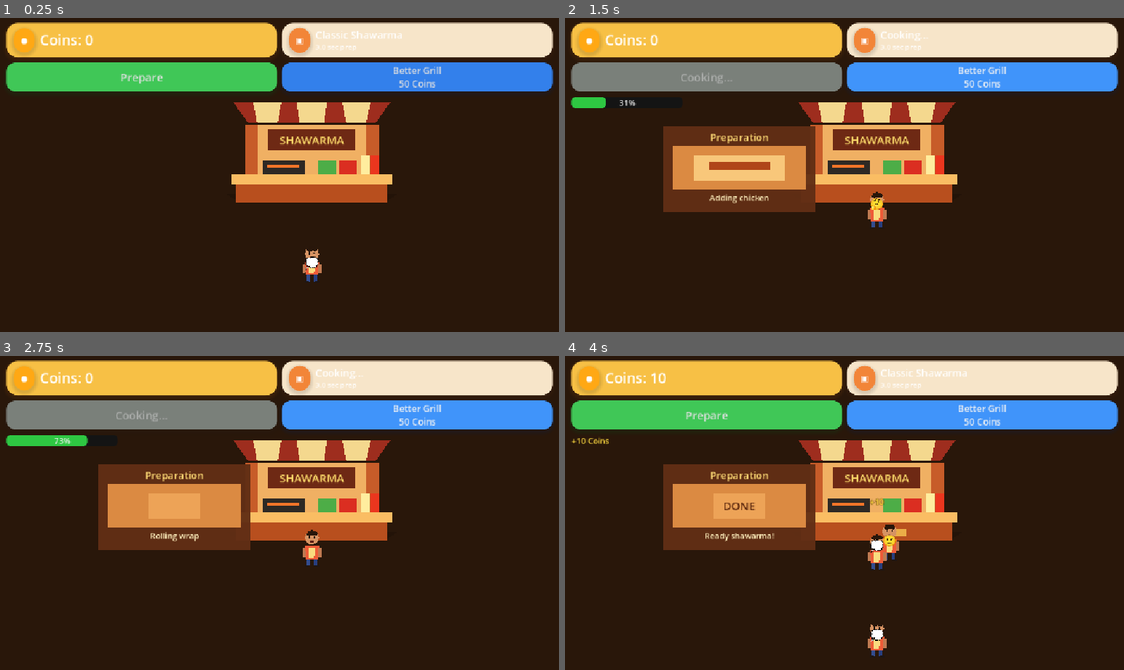
Above: before the commit, frames 1-4 (two rows, left to right).
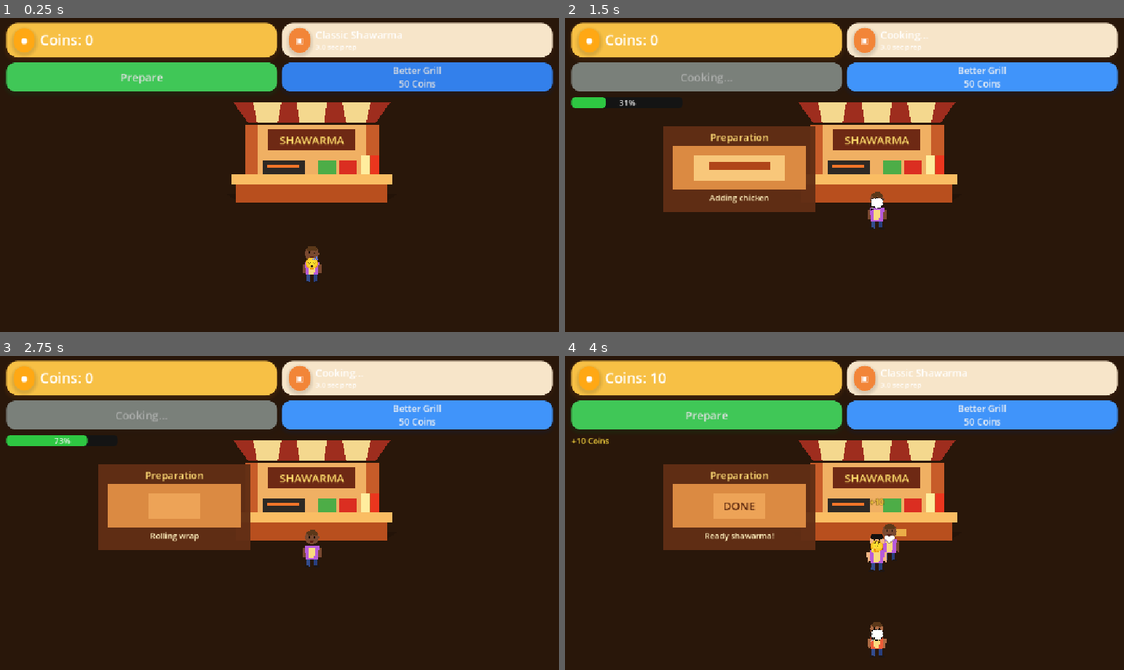
Above: after the commit, the same moments.

Repository: pyto159/ShawarmaEmpire
Game: Godot game, scene res://Scenes/Main.tscn
Two runs of this game, one before a commit and one after it. Both use one fixed random seed, a clock stepped at 60 frames per second and the inputs below.
Inputs:
- Up to frame 1 (0.25 s): no input
- Up to frame 2 (1.5 s): click "Prepare" at 0.5 s; click "Better Grill 50 Coins" at 1.25 s
- Up to frame 3 (2.75 s): click "Better Grill 50 Coins" at 2 s
- Up to frame 4 (4 s): click "Better Grill 50 Coins" at 2.75 s

The runs differ from the first frame. In frame 1, 0.2% of the frame differs, in the area x 54-58%, y 72-82%; in frame 2, 0.2%; in frame 3, 0.2%; in frame 4, 0.5%, in the area x 53-60%, y 53-96%.

Commit message:
Add customer visual and emotion variety

Diff:
--- a/shawarma-empire/Scripts/Customer/Customer.gd
+++ b/shawarma-empire/Scripts/Customer/Customer.gd
@@ -19,6 +19,27 @@
 const QUEUE_SYSTEM_NOT_FOUND: String = "Queue system was not found."
 const ORDER_NOT_FOUND: String = "Cannot assign a null order."
 const ACTIVE_ORDER_ALREADY_EXISTS: String = "Customer already owns an active order."
+const BODY_COLORS: Array[Color] = [
+	Color(0.93, 0.36, 0.22, 1.0),
+	Color(0.22, 0.56, 0.84, 1.0),
+	Color(0.24, 0.68, 0.46, 1.0),
+	Color(0.72, 0.36, 0.86, 1.0),
+	Color(0.95, 0.62, 0.20, 1.0),
+]
+const SKIN_TONES: Array[Color] = [
+	Color(0.96, 0.72, 0.52, 1.0),
+	Color(0.84, 0.58, 0.39, 1.0),
+	Color(0.68, 0.42, 0.27, 1.0),
+	Color(0.48, 0.29, 0.19, 1.0),
+]
+const HAIR_COLORS: Array[Color] = [
+	Color(0.16, 0.09, 0.04, 1.0),
+	Color(0.36, 0.22, 0.10, 1.0),
+	Color(0.08, 0.07, 0.06, 1.0),
+	Color(0.82, 0.58, 0.26, 1.0),
+]
+const CUSTOMER_SCALE_MIN: float = 0.94
+const CUSTOMER_SCALE_MAX: float = 1.06
 
 
 enum CustomerState {
@@ -51,9 +72,16 @@
 var _food_visual: CanvasItem
 var _movement_tween: Tween
 var _movement_sequence: int = 0
+@onready var _body_visual: Node2D = $Body
+@onready var _shirt_visual: Polygon2D = $Body/Shirt
+@onready var _head_visual: Polygon2D = $Body/Head
+@onready var _left_arm_visual: Polygon2D = $Body/LeftArm
+@onready var _right_arm_visual: Polygon2D = $Body/RightArm
+@onready var _hair_visual: Polygon2D = $Body/Hair
 
 
 func _ready() -> void:
+	_apply_random_visual_style()
 	_target_position = global_position
 	_set_food_visual(_get_configured_food_visual())
 	_set_queue_system(_get_configured_queue_system())
@@ -471,3 +499,44 @@
 
 	current_state = new_state
 	state_changed.emit(current_state)
+
+
+func _apply_random_visual_style() -> void:
+	var skin_tone: Color = _get_random_color(SKIN_TONES)
+	_shirt_visual.color = _get_random_color(BODY_COLORS)
+	_head_visual.color = skin_tone
+	_left_arm_visual.color = skin_tone
+	_right_arm_visual.color = skin_tone
+	_hair_visual.color = _get_random_color(HAIR_COLORS)
+	_body_visual.scale = Vector2.ONE * randf_range(CUSTOMER_SCALE_MIN, CUSTOMER_SCALE_MAX)
+	_apply_random_headwear()
+
+
+func _apply_random_headwear() -> void:
+	if randi() % 2 == 0:
+		_hair_visual.polygon = PackedVector2Array([
+			Vector2(-11, 2),
+			Vector2(-7, -4),
+			Vector2(0, -6),
+			Vector2(8, -4),
+			Vector2(12, 1),
+			Vector2(8, 5),
+			Vector2(1, 3),
+			Vector2(-5, 6),
+		])
+	else:
+		_hair_visual.polygon = PackedVector2Array([
+			Vector2(-13, 2),
+			Vector2(-10, -4),
+			Vector2(10, -4),
+			Vector2(13, 2),
+			Vector2(8, 6),
+			Vector2(-8, 6),
+		])
+
+
+func _get_random_color(colors: Array[Color]) -> Color:
+	if colors.is_empty():
+		return Color.WHITE
+
+	return colors[randi() % colors.size()]
--- a/shawarma-empire/Scripts/Customer/CustomerEmotion.gd
+++ b/shawarma-empire/Scripts/Customer/CustomerEmotion.gd
@@ -1,10 +1,9 @@
 extends Node2D
 class_name CustomerEmotion
 
-const HAPPY_EMOJI: String = "🙂"
-const WAITING_EMOJI: String = "🤔"
-const ANGRY_EMOJI: String = "😠"
-const THINKING_EMOJI: String = "💭"
+const HAPPY_EMOJIS: Array[String] = ["🙂", "😋", "🤩", "❤️", "👍"]
+const WAITING_EMOJIS: Array[String] = ["🤔", "🙂", "😐", "😴", "💭"]
+const ANGRY_EMOJIS: Array[String] = ["😠", "😤", "🙄"]
 
 const FLOAT_DISTANCE: float = 18.0
 const FADE_IN_SECONDS: float = 0.12
@@ -28,19 +27,19 @@
 
 
 func show_happy() -> void:
-	_play_emotion(HAPPY_EMOJI, HAPPY_HOLD_SECONDS)
+	_play_emotion(_get_random_emotion(HAPPY_EMOJIS), HAPPY_HOLD_SECONDS)
 
 
 func show_waiting() -> void:
-	_play_emotion(WAITING_EMOJI, DEFAULT_HOLD_SECONDS)
+	_play_emotion(_get_random_emotion(WAITING_EMOJIS), DEFAULT_HOLD_SECONDS)
 
 
 func show_angry() -> void:
-	_play_emotion(ANGRY_EMOJI, DEFAULT_HOLD_SECONDS)
+	_play_emotion(_get_random_emotion(ANGRY_EMOJIS), DEFAULT_HOLD_SECONDS)
 
 
 func show_thinking() -> void:
-	_play_emotion(THINKING_EMOJI, DEFAULT_HOLD_SECONDS)
+	show_waiting()
 
 
 func _connect_parent_customer() -> void:
@@ -87,6 +86,13 @@
 	_emotion_tween.tween_callback(_hide_emotion)
 
 
+func _get_random_emotion(emotions: Array[String]) -> String:
+	if emotions.is_empty():
+		return ""
+
+	return emotions[randi() % emotions.size()]
+
+
 func _cancel_animation() -> void:
 	if _emotion_tween == null:
 		return
